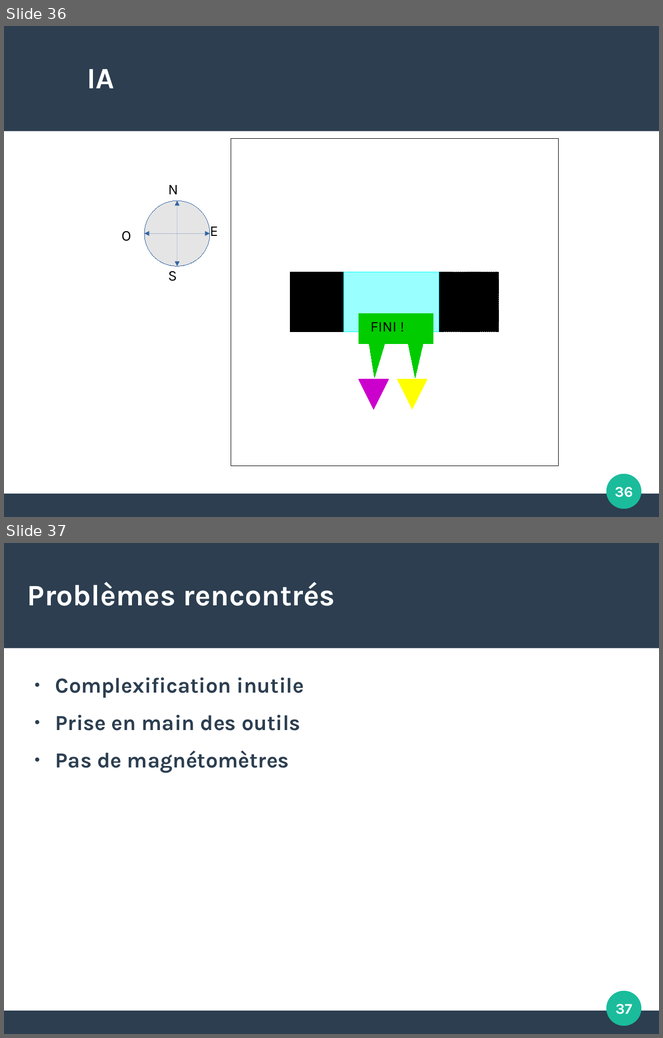
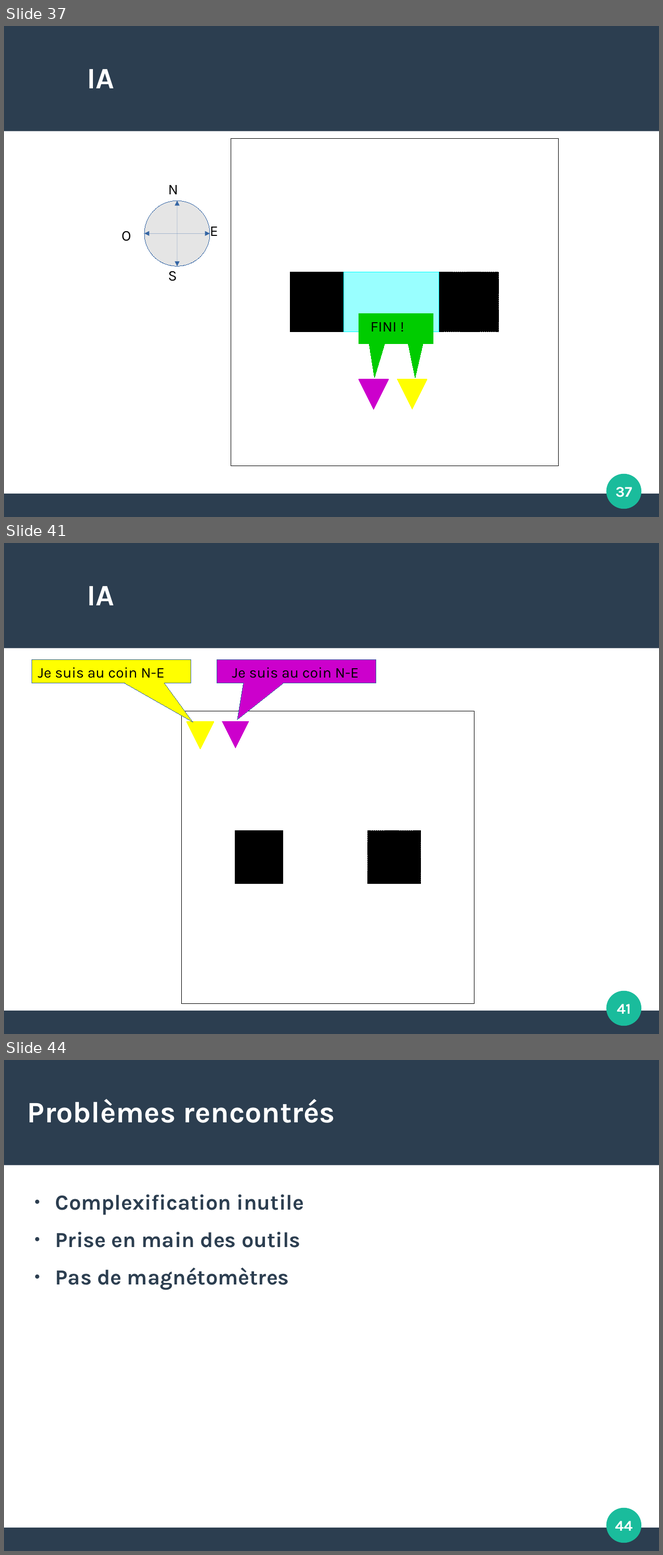
Before and after one commit to Nennala/CoopRobot, a slide deck: soutenance.odp. Shown one above the other, each under a label of ours: slides 36 and 37 before the commit, slides 37, 41 and 44 after it; the slides between them are not shown. The pictures are 663x1038 and 663x1555 pixels, drawn with LibreOffice and Linux fonts; fonts in the diff are those of the drawing. Boxes give left, top, right and bottom in pixels: in the first picture for what was removed or moved away, otherwise in the second. Text is boxed around its words. In the diff, an @@ line names an element or a change of style, - is before the commit and + after.

```diff
--- a/soutenance.odp
+++ b/soutenance.odp
@@ slide 41 added at [4, 543, 659, 1034], background #FFFFFF; not listed: 3 template elements that a slide beside it also shows @@
@@ title added at [87, 586, 114, 605], 36 pt, text #FFFFFF, bold @@
+IA
@@ speech box added at [32, 660, 191, 683], fill #FFFF00, outline #3465A4 0 pt @@
@@ text added at [38, 667, 165, 678], 18 pt, text #000000 @@
+Je suis au coin N-E
@@ speech box added at [217, 660, 376, 683], fill #CC00CC, outline #3465A4 0 pt @@
@@ text added at [232, 667, 359, 678], 18 pt, text #000000 @@
+Je suis au coin N-E
@@ frame added at [182, 711, 474, 1004], fill #729FCF, outline #000000 0 pt @@
@@ triangle added at [187, 722, 214, 749], fill #FFFF00, outline #FFFF00 0 pt @@
@@ triangle added at [222, 721, 249, 748], fill #CC00CC, outline #CC00CC 0 pt @@
@@ rectangle added at [235, 832, 283, 884], fill #000000, outline #000000 0 pt @@
@@ rectangle added at [368, 832, 421, 884], fill #000000, outline #000000 0 pt @@
@@ page number added at [617, 1004, 631, 1014], 18 pt, text #FFFFFF, bold @@
+41
@@ what was slide 36 is now slide 37 @@
@@ page number at [616, 487, 632, 498]: text changed @@
-36
+37
@@ what was slide 37 is now slide 44 @@
@@ page number at [615, 1521, 633, 1531]: text changed @@
-37
+44
```
Also in this commit, not shown: 6 other slides added, 1 other file.
